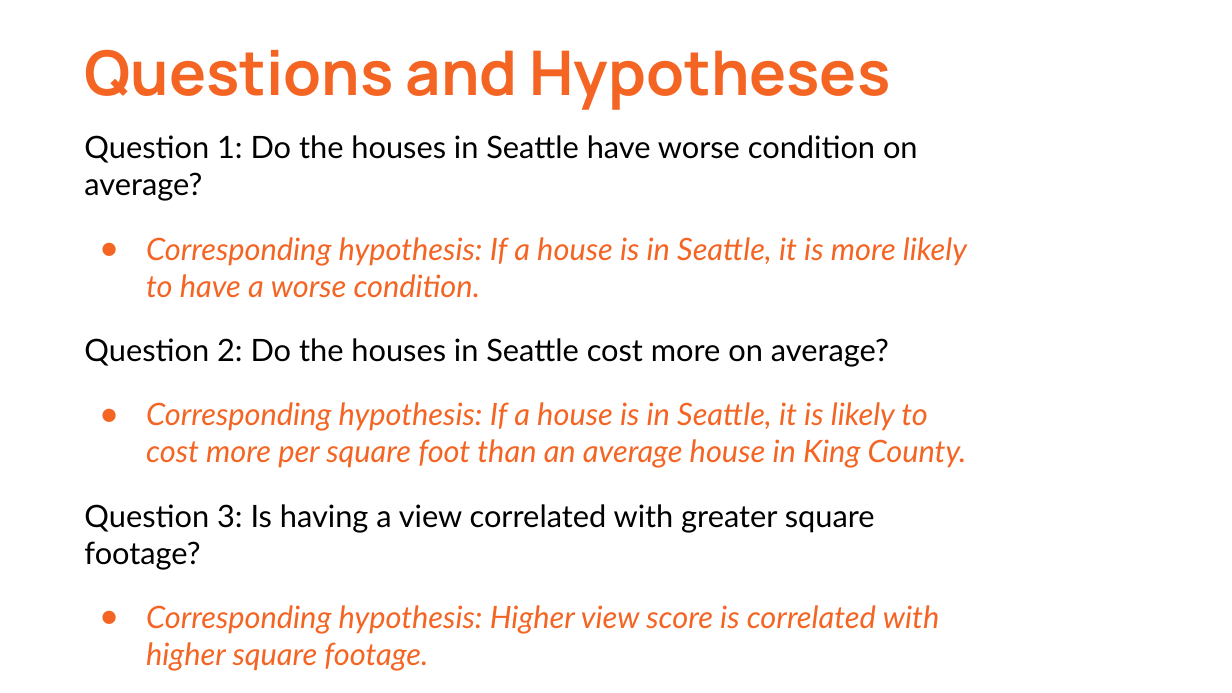
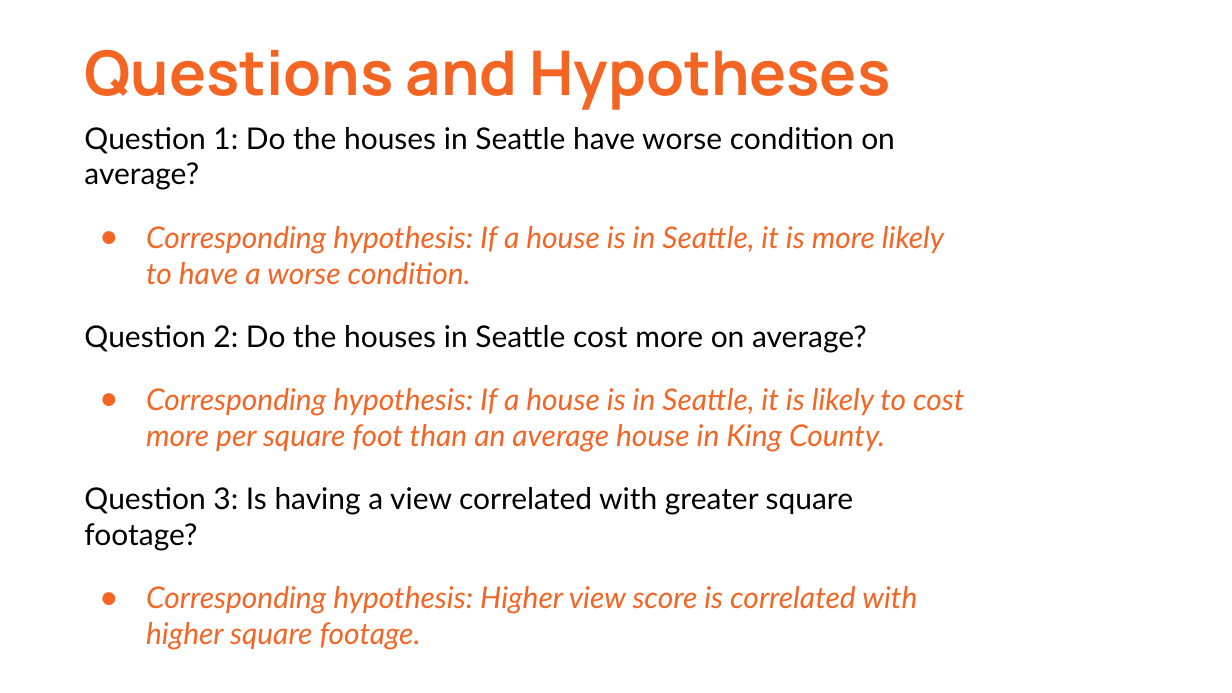
Before and after one commit to hannahdoyal/eda-real-estate-data, a slide deck: slide 2 of king_county_project_presentation.pptx. Drawn at 1232x693 pixels with LibreOffice and Linux fonts; fonts in the diff are those of the drawing. Boxes give left, top, right and bottom in pixels: in the first picture for what was removed or moved away, otherwise in the second. Text is boxed around its words. In the diff, an @@ line names an element or a change of style, - is before the commit and + after.

```diff
--- a/king_county_project_presentation.pptx
+++ b/king_county_project_presentation.pptx
@@ title "Question 1: Do the houses ...": place and size @@
-title "Question 1: Do the houses ..." at [84,135,967,671]
+title "Question 1: Do the houses ..." at [84,127,964,650]
@@ title "Question 1: Do the houses ..." at [84,127,964,650]: size 18 to 17.5 pt @@
```
Also in this commit, not shown: 1 other slide changed.
